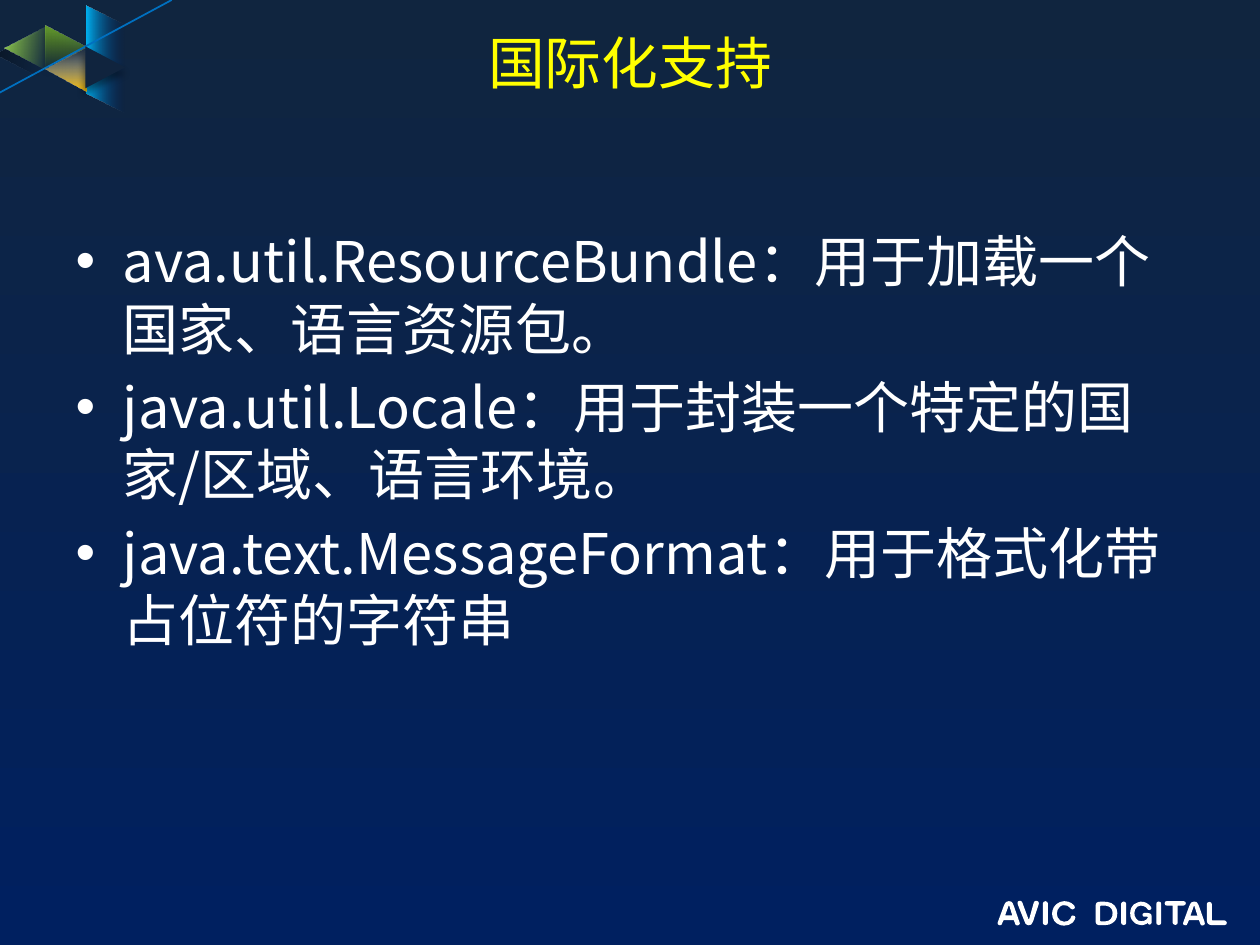
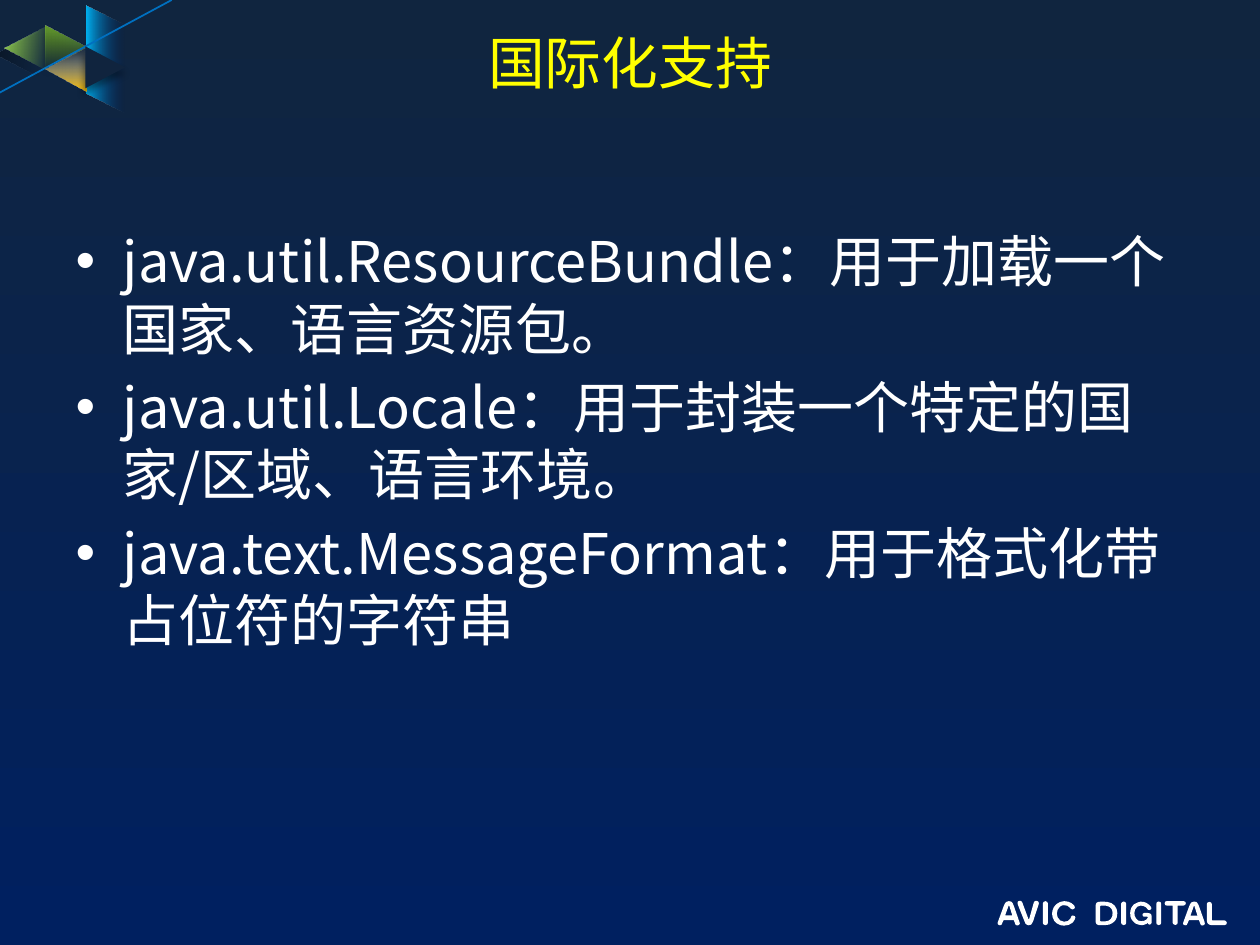
Before and after one commit to guofengzh/java-way, a slide deck: slide 6 of java/docs/07-java-基础类.pptx (slide 8 before the commit). Drawn at 1260x945 pixels with LibreOffice and Linux fonts; fonts in the diff are those of the drawing; background and template pictures are left out. Boxes give left, top, right and bottom in pixels: in the first picture for what was removed or moved away, otherwise in the second. Text is boxed around its words. In the diff, an @@ line names an element or a change of style, - is before the commit and + after.

```diff
--- a/java/docs/07-java-基础类.pptx
+++ b/java/docs/07-java-基础类.pptx
@@ text at bbox=[123, 235, 1166, 355]: text changed @@
-• ava.util.ResourceBundle：用于加载一个国家、语言资源包。
+• java.util.ResourceBundle：用于加载一个国家、语言资源包。
```
Also in this commit, not shown: 4 slides added, 13 slides removed.
